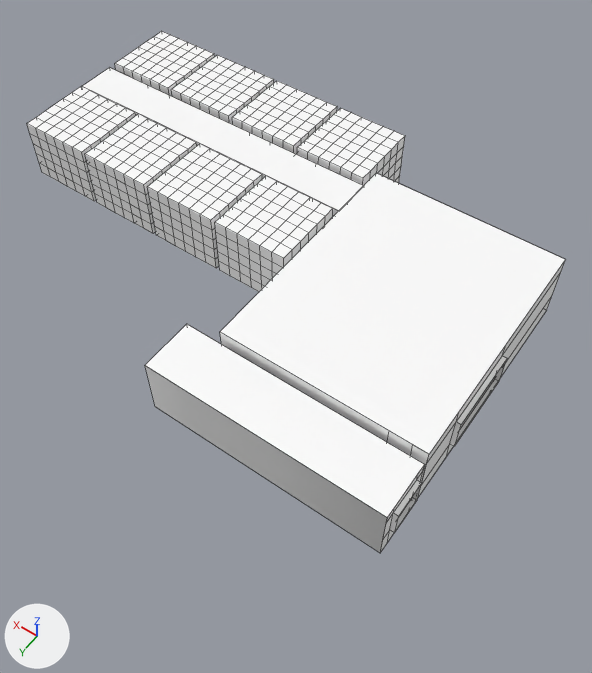
What one commit did to the FBX model unity/ShaderEmu/Models/Shell.fbx.
One viewpoint serves both versions: a 50 mm camera at (-8.9, 19.4, 27.4) aimed at (3.7, 1.8, -0.3). The lights are fixed; the arrows at lower left show +X, +Y and +Z. The first picture is the older version. Mesh edges are drawn as thin lines. Where no turn or scale is listed for an object, it has been applied to the vertices. Vertices at exactly the same position are counted once.

In view in the first picture: 'Ceiling', 'Corridor ceiling', 'Corridor walls', 'Holo corridor ceiling', 'Holo room 0', 'Holo room 1', 'Holo room 2', 'Holo room 3', 'Holo room 4', 'Holo room 5', 'Holo room 7', 'Walls' and 3 more.
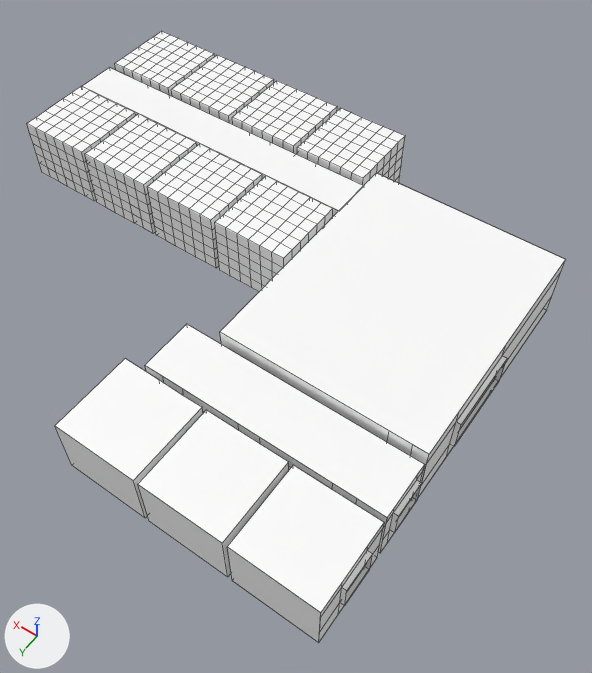
Boxes (x1, y1, x2, y2) around the edits, measured in the pictures (592 x 673 px):
'Room 15 ceiling', added
    after: (227, 465, 384, 612)
'Room 14 ceiling', added
    after: (138, 410, 288, 543)
'Room 13 ceiling', added
    after: (55, 359, 202, 480)
'Room 15 walls', added
    after: (227, 523, 384, 642)
'Room 14 walls', added
    after: (138, 462, 289, 577)
'Room 13 walls', added
    after: (55, 408, 203, 518)
part 1 of me_corridor_walls_001, built on
    both: (145, 365, 387, 552)

What changed in the scene script:
```text
Change me_corridor_walls_001:
    used by ob_corridor_walls; location = (0.0, 0.0, 0.0)
    remove me_corridor_walls_001.from_pydata(...)  # 32 vertices, 19 faces; spans x -4.7..6.0, y 5.7..8.1, z 0.0..2.8
    add me_corridor_walls_001.from_pydata(...)  # 52 vertices, 29 faces; spans x -4.7..6.0, y 5.7..8.1, z 0.0..2.8
    me_corridor_walls_001 part 1
    1 face is deleted
    8 vertices are added at x -4.5..6.0, y 8.1, z 2.1..2.8
    6 new vertices lie (0.94, 0.0, 0.0) away from vertices in x -3.32..4.18, y 8.1, z 2.1..2.8
    6 new vertices lie (0.0, 0.0, -2.1) away from vertices in x -3.32..5.12, y 8.1, z 2.1
    11 new faces join them
Add me_room_15_walls_001:
    me_room_15_walls_001.from_pydata(...)  # 38 vertices, 19 faces; spans x -4.7..-0.9, y 8.3..11.9, z 0.0..2.8
    me_room_15_walls_001.materials.append(mat_wall)  # white #ffffff
Add me_room_15_ceiling_001:
    me_room_15_ceiling_001.from_pydata([(-0.9, 8.3, 2.8), (-4.5, 8.3, 2.8), (-4.5, 11.9, 2.8), (-0.9, 11.9, 2.8)], [], [(0, 1, 2, 3)])
    me_room_15_ceiling_001.materials.append(mat_ceiling)  # white #ffffff
Add me_room_14_ceiling_001:
    me_room_14_ceiling_001.from_pydata([(2.9, 8.3, 2.8), (-0.7, 8.3, 2.8), (-0.7, 11.9, 2.8), (2.9, 11.9, 2.8)], [], [(0, 1, 2, 3)])
    me_room_14_ceiling_001.materials.append(mat_ceiling)  # white #ffffff
Add me_room_13_walls_001:
    me_room_13_walls_001.from_pydata(...)  # 24 vertices, 8 faces; spans x 3.1..6.8, y 8.3..11.9, z 0.0..2.8
    me_room_13_walls_001.materials.append(mat_wall)  # white #ffffff
Add me_room_14_walls_001:
    me_room_14_walls_001.from_pydata(...)  # 22 vertices, 8 faces; spans x -0.7..2.9, y 8.3..11.9, z 0.0..2.8
    me_room_14_walls_001.materials.append(mat_wall)  # white #ffffff
Add me_room_13_ceiling_001:
    me_room_13_ceiling_001.from_pydata([(6.8, 8.3, 2.8), (3.1, 8.3, 2.8), (3.1, 11.9, 2.8), (6.8, 11.9, 2.8)], [], [(0, 1, 2, 3)])
    me_room_13_ceiling_001.materials.append(mat_ceiling)  # white #ffffff
Add ob_room_15_walls:
    ob_room_15_walls = bpy.data.objects.new('Room 15 walls', me_room_15_walls_001)
    ob_room_15_walls.location = (0.0, 0.0, 0.0)
Add ob_room_15_ceiling:
    ob_room_15_ceiling = bpy.data.objects.new('Room 15 ceiling', me_room_15_ceiling_001)
    ob_room_15_ceiling.location = (0.0, 0.0, 0.0)
Add ob_room_14_ceiling:
    ob_room_14_ceiling = bpy.data.objects.new('Room 14 ceiling', me_room_14_ceiling_001)
    ob_room_14_ceiling.location = (0.0, 0.0, 0.0)
Add ob_room_13_walls:
    ob_room_13_walls = bpy.data.objects.new('Room 13 walls', me_room_13_walls_001)
    ob_room_13_walls.location = (0.0, 0.0, 0.0)
Add ob_room_14_walls:
    ob_room_14_walls = bpy.data.objects.new('Room 14 walls', me_room_14_walls_001)
    ob_room_14_walls.location = (0.0, 0.0, 0.0)
Add ob_room_13_ceiling:
    ob_room_13_ceiling = bpy.data.objects.new('Room 13 ceiling', me_room_13_ceiling_001)
    ob_room_13_ceiling.location = (0.0, 0.0, 0.0)
```
